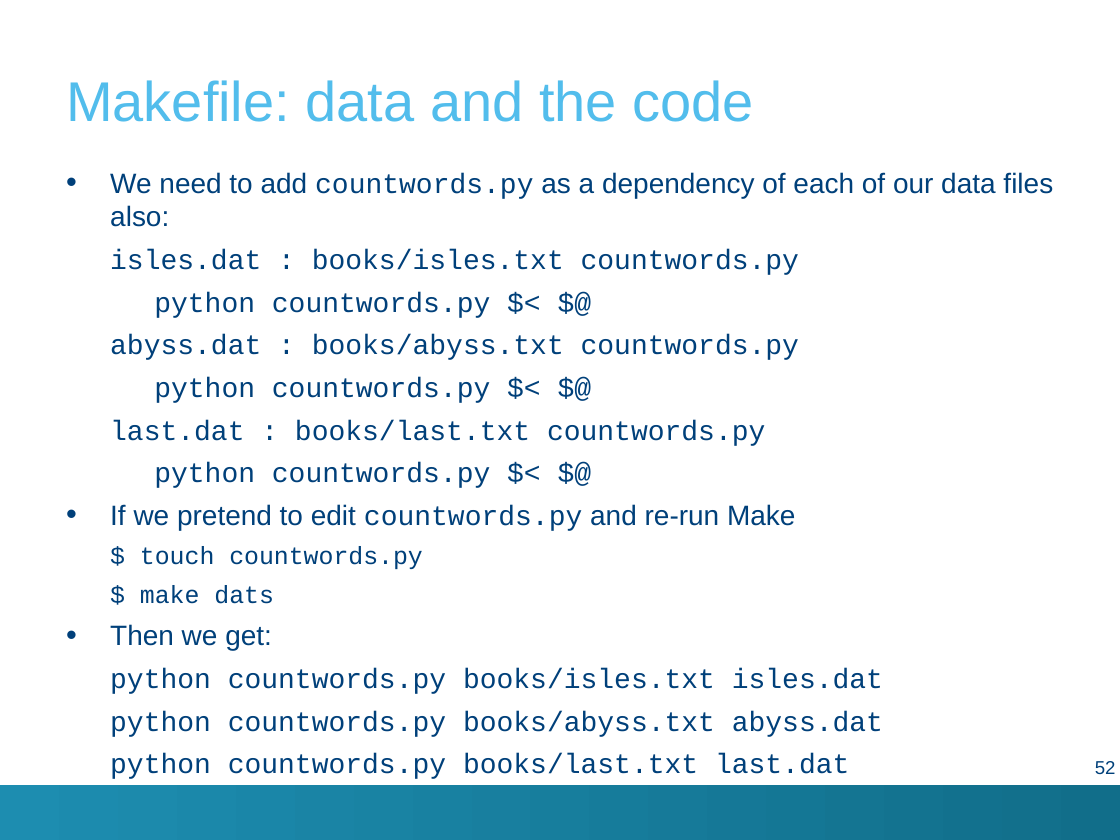
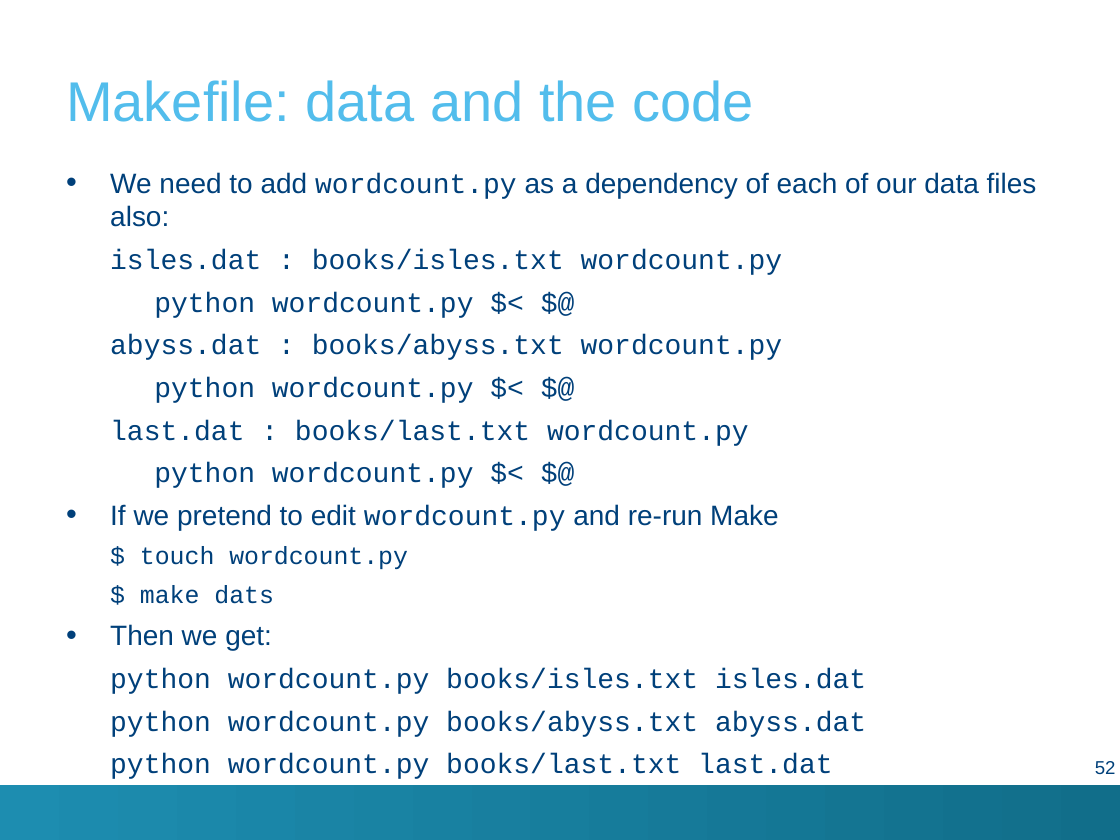
Before and after one commit to hpcleuven/Makefile-intro, a slide deck: slide 52 of Make.pptx. Drawn at 1120x840 pixels with LibreOffice and Linux fonts; fonts in the diff are those of the drawing; background and template pictures are left out. Boxes give left, top, right and bottom in pixels: in the first picture for what was removed or moved away, otherwise in the second. Text is boxed around its words. In the diff, an @@ line names an element or a change of style, - is before the commit and + after.

```diff
--- a/Make.pptx
+++ b/Make.pptx
@@ text at (110,172,1037,569): text changed @@
-• We need to add countwords.py as a dependency of each of our data files also:
-  isles.dat : books/isles.txt countwords.py
-  python countwords.py $< $@
-  abyss.dat : books/abyss.txt countwords.py
-  python countwords.py $< $@
-  last.dat : books/last.txt countwords.py
-  python countwords.py $< $@
-• If we pretend to edit countwords.py and re-run Make
-  $ touch countwords.py
+• We need to add wordcount.py as a dependency of each of our data files also:
+  isles.dat : books/isles.txt wordcount.py
+  python wordcount.py $< $@
+  abyss.dat : books/abyss.txt wordcount.py
+  python wordcount.py $< $@
+  last.dat : books/last.txt wordcount.py
+  python wordcount.py $< $@
+• If we pretend to edit wordcount.py and re-run Make
+  $ touch wordcount.py
@@ text at (110,668,866,779): text changed @@
-  python countwords.py books/isles.txt isles.dat
-  python countwords.py books/abyss.txt abyss.dat
-  python countwords.py books/last.txt last.dat
+  python wordcount.py books/isles.txt isles.dat
+  python wordcount.py books/abyss.txt abyss.dat
+  python wordcount.py books/last.txt last.dat
```
Also in this commit, not shown: 55 other slides changed, 1 other file.
